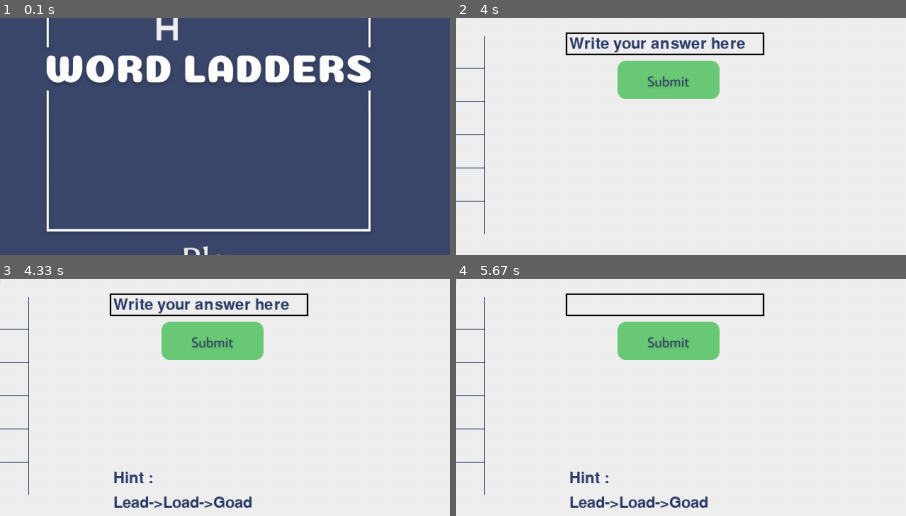
Above: before the commit, frames 1-4 (two rows, left to right).
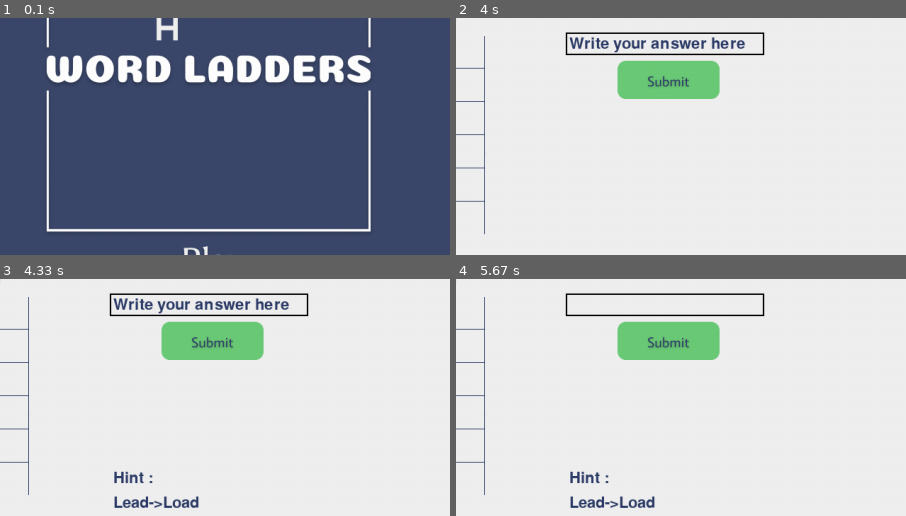
Above: after the commit, the same moments.

Repository: dagdo03/Project_KB
Game: pygame game, started from pygame/main.py
Same seed, same stepped clock (60 frames per second), same inputs: the game is played once before the commit and once after it.
Inputs (mouse positions are % of the whole screen's width and height, from its top left):
- Up to frame 1 (0.1 s): no input
- Up to frame 2 (4 s): click (50, 79) at 0.38 s; click (90, 7) at 0.72 s; click (14, 7) at 1.05 s; click (50, 79) at 1.38 s; click "Write your answer here" at 1.72 s; click (45, 76) at 2.05 s; click (47, 33) at 2.38 s; click (36, 29) at 2.72 s; click (14, 7) at 3.55 s; click (50, 79) at 3.88 s
- Up to frame 3 (4.33 s): click (90, 7) at 4.22 s
- Up to frame 4 (5.67 s): click "Write your answer here" at 5.55 s
The pictures show only the part of the screen within x 27-77%, y 27-77%; the shares and areas given below are measured in that part.

Frames 1-2 are identical in both runs. In frame 3, 0.3% of the frame differs, in the area x 44-56%, y 91-97%; in frame 4, 0.3%.

Commit message:
update hint

Diff:
--- a/pygame/main.py
+++ b/pygame/main.py
@@ -239,6 +239,7 @@
             exit()
         if play_button.draw(screen):
             number = 1
+            count = 1
             if number == 1 :
                 beginWord = "Lead"
                 endWord = "Gold"
